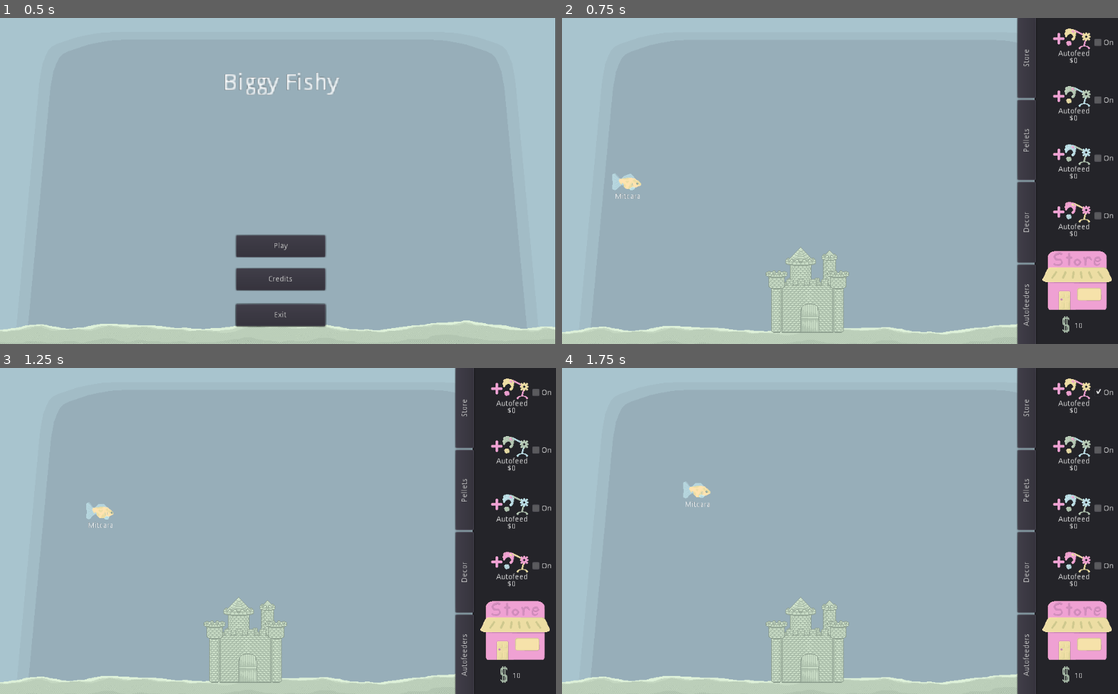
Above: before the commit, frames 1-4 (two rows, left to right).
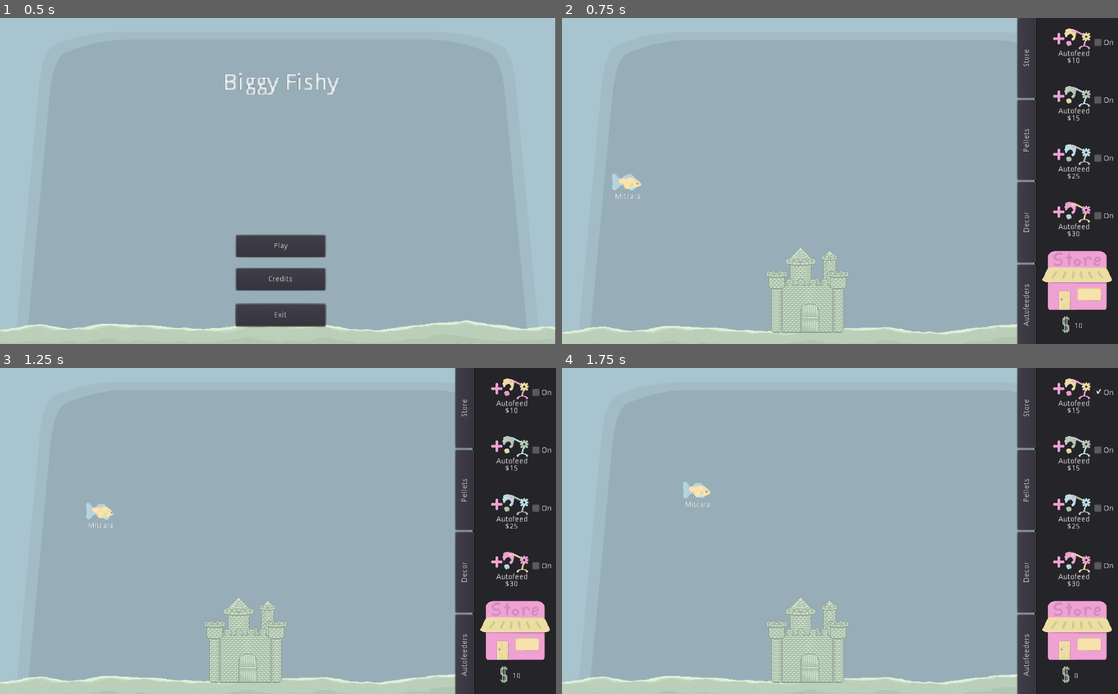
Above: after the commit, the same moments.

Repository: Struckdown/oohgamejam2020
Game: Godot game, scene res://Scenes/MainMenu.tscn
The game is run twice, just before and just after one commit, with the same random seed, the same clock (stepped at 60 frames per second) and the same inputs.
Inputs (mouse positions are in pixels of both pictures, inside the frame that each line leads up to):
- Up to frame 1 (0.5 s): no input
- Up to frame 2 (0.75 s): click "Play" at 0.5 s
- Up to frame 3 (1.25 s): no input
- Up to frame 4 (1.75 s): click (1073, 387) at 1.27 s

Frame 1 is identical in both runs. In frame 2, 0.1% of the frame differs, in the area x 90-94%, y 12-68%; in frame 3, 0.1%; in frame 4, 0.1%, in the area x 90-94%, y 12-96%.

Commit message:
Added costs for autofeeders

Diff:
--- a/src/Scenes/StoreUI.tscn
+++ b/src/Scenes/StoreUI.tscn
@@ -617,12 +617,14 @@
 margin_right = 153.0
 margin_bottom = 102.0
 size_flags_vertical = 3
+initialCost = 10
 
 [node name="AutofeederBtn2" parent="Content/AutofeederShopUI/VBoxContainer" instance=ExtResource( 20 )]
 margin_top = 106.0
 margin_right = 153.0
 margin_bottom = 208.0
 size_flags_vertical = 3
+initialCost = 15
 feederType = 1
 
 [node name="AutofeederBtn3" parent="Content/AutofeederShopUI/VBoxContainer" instance=ExtResource( 20 )]
@@ -630,6 +632,7 @@
 margin_right = 153.0
 margin_bottom = 314.0
 size_flags_vertical = 3
+initialCost = 25
 feederType = 2
 
 [node name="AutofeederBtn4" parent="Content/AutofeederShopUI/VBoxContainer" instance=ExtResource( 20 )]
@@ -637,6 +640,7 @@
 margin_right = 153.0
 margin_bottom = 422.0
 size_flags_vertical = 3
+initialCost = 30
 feederType = 3
 [connection signal="pressed" from="Tabs/HBoxContainer/Autofeed" to="." method="_on_Autofeeder_pressed"]
 [connection signal="pressed" from="Tabs/HBoxContainer/Plants" to="." method="_on_Plants_pressed"]
--- a/src/Scenes/World.tscn
+++ b/src/Scenes/World.tscn
@@ -33,7 +33,7 @@
 [node name="Autofeeder" parent="." instance=ExtResource( 6 )]
 position = Vector2( 33.8806, 9.24018 )
 
-[node name="CollisionShape2D" parent="Autofeeder" index="1"]
+[node name="CollisionShape2D" parent="Autofeeder" index="4"]
 position = Vector2( 401.593, 18.5708 )
 
 [node name="Castle" type="Sprite" parent="."]
--- a/src/Scripts/AutofeederBtn.gd
+++ b/src/Scripts/AutofeederBtn.gd
@@ -1,29 +1,22 @@
-tool
 extends Control
 
-export(int) var initialCost setget setInitialCost
+export(int) var initialCost
 var currentCost = initialCost
 export(int) var feederType
+var level = 0
 
 # Called when the node enters the scene tree for the first time.
 func _ready():
 	var img = load("res://Art/HUD Elements/buy autofeeder (" + str(feederType) + ").png")
 	$AutofeederBtn.texture_normal = img
-
-
-# Called every frame. 'delta' is the elapsed time since the previous frame.
-#func _process(delta):
-#	pass
-
-func setInitialCost(val):
-	$AutoFeederCostLbl2.text = "$"+str(val)
-	currentCost = val
-
+	$AutoFeederCostLbl2.text = "$"+str(initialCost)
+	currentCost = initialCost
 
 
 func _on_AutofeederBtn_pressed():
 	if GameManager.currency >= currentCost:
 		GameManager.currency -= currentCost
+		level += 1
 		GameManager.upgradeAutofeeder(feederType)
 		incrementCost()
 		$CheckBox.pressed = true
@@ -31,7 +24,8 @@
 		GameManager.updateUI()
 
 func incrementCost():
-	currentCost *= 2
+	print(currentCost)
+	currentCost = floor(initialCost * pow(1.5, level))
 	$AutoFeederCostLbl2.text = "$"+str(currentCost)
 
 
Not shown, added: src/Art/Secondary animation/fish sold.png.import
Not shown, added: src/Art/Secondary animation/selection.png.import
